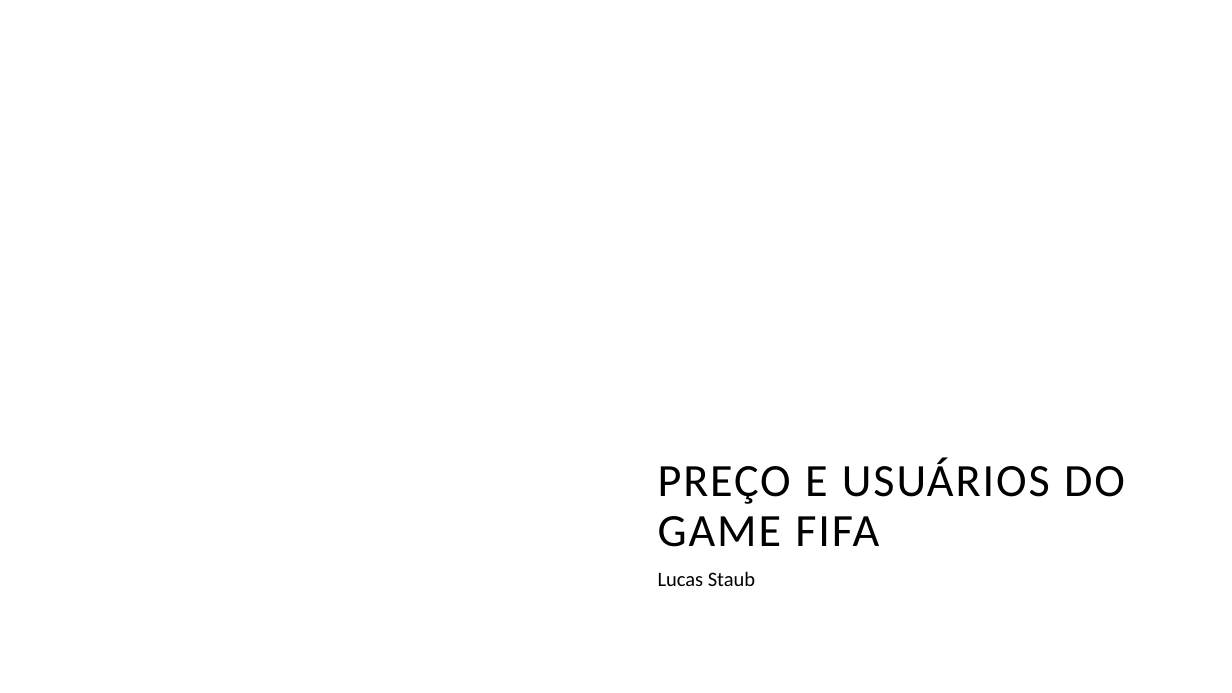
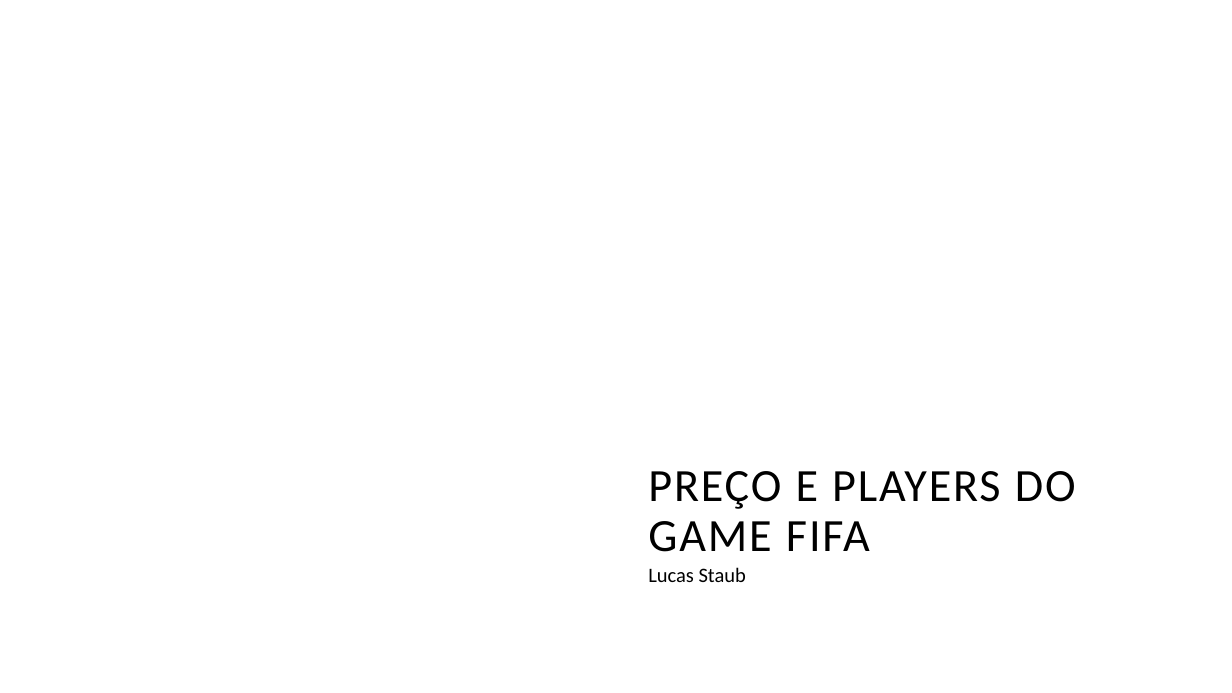
Before and after one commit to lssk97/Micro1-UFRGS-LS, a slide deck: slide 1 of PPT FIFA.pptx. Drawn at 1232x693 pixels with LibreOffice and Linux fonts; fonts in the diff are those of the drawing; background and template pictures are left out. Boxes give left, top, right and bottom in pixels: in the first picture for what was removed or moved away, otherwise in the second. Text is boxed around its words. In the diff, an @@ line names an element or a change of style, - is before the commit and + after.

```diff
--- a/PPT FIFA.pptx
+++ b/PPT FIFA.pptx
@@ title at [648,471,1076,552]: text changed @@
-PREÇO E USUÁRIOS DO GAME FIFA
+PREÇO E PLAYERS DO GAME FIFA
@@ subtitle "Lucas Staub" at [648,567,746,582]: indent changed @@
```
Also in this commit, not shown: 4 other slides changed, 1 slide added, 1 slide removed.
